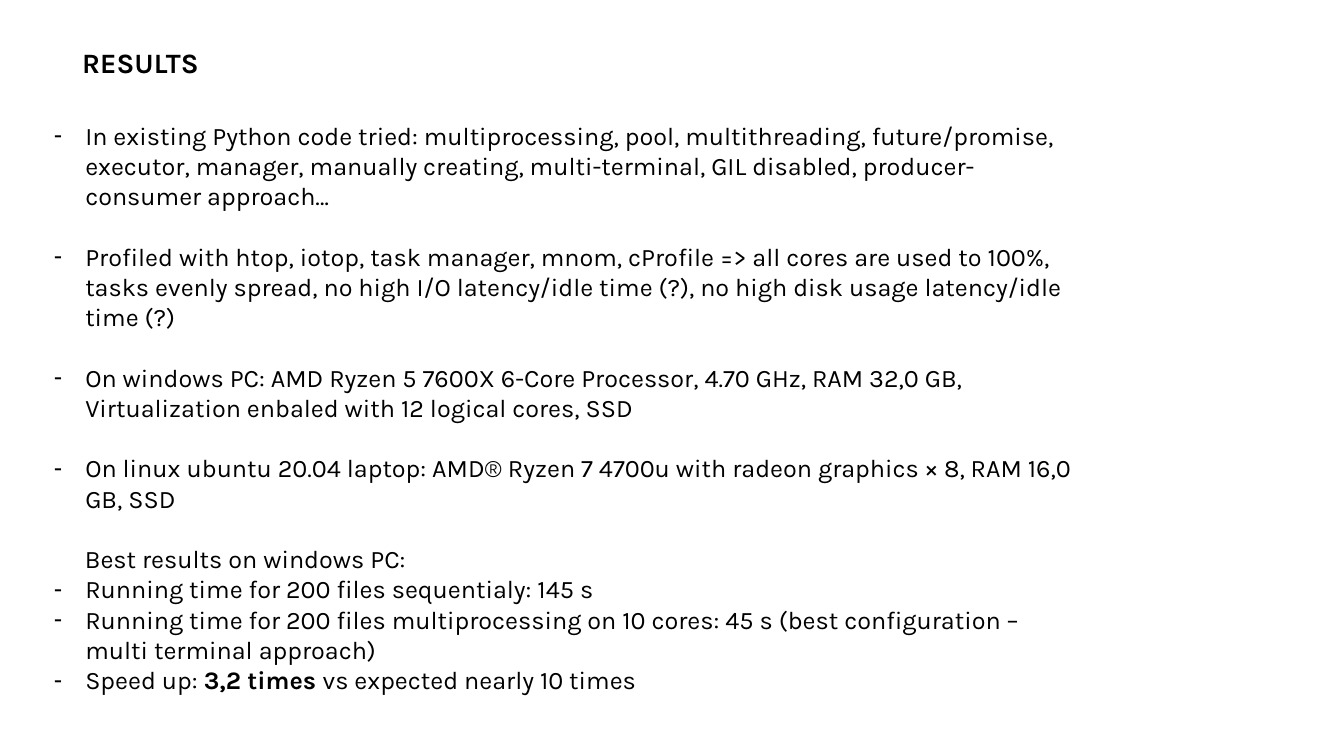
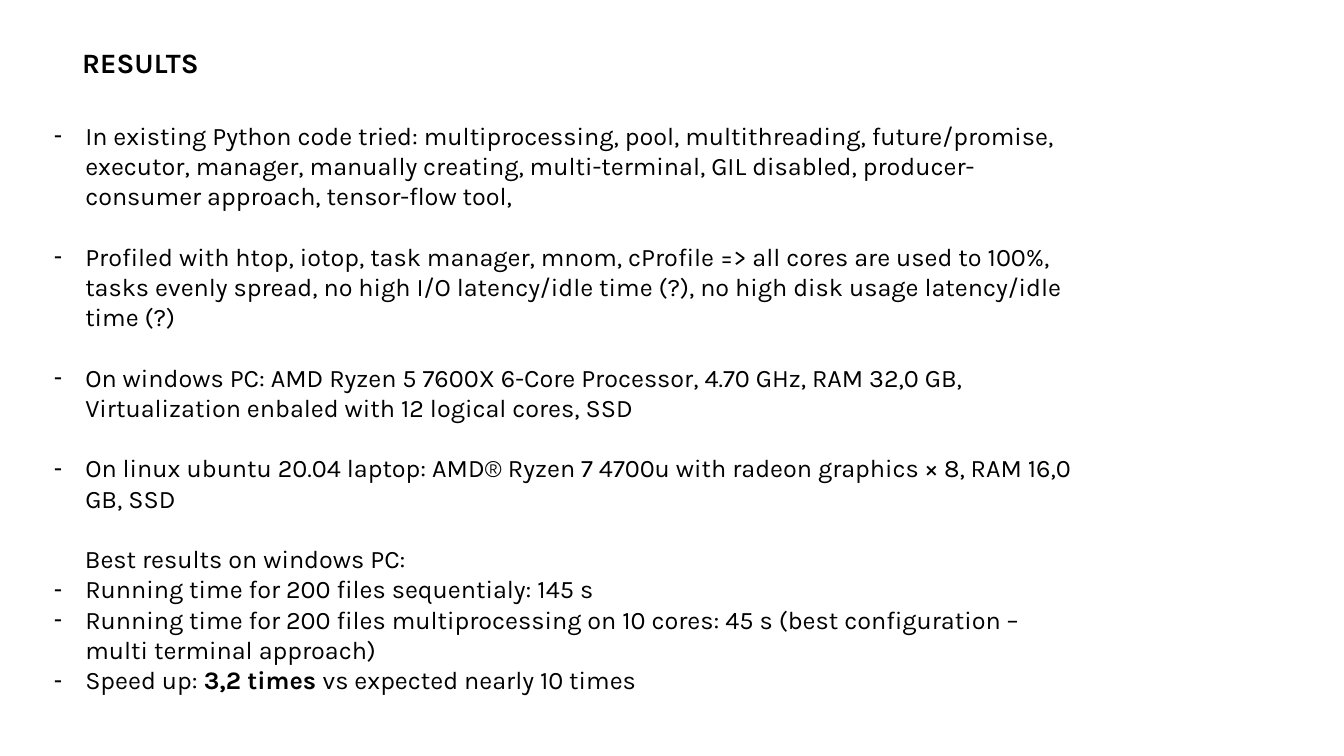
Before and after one commit to sevaedmi/LinoSPAD2, a slide deck: slide 7 of progress.pptx. Drawn at 1344x756 pixels with LibreOffice and Linux fonts; fonts in the diff are those of the drawing. Boxes give left, top, right and bottom in pixels: in the first picture for what was removed or moved away, otherwise in the second. Text is boxed around its words. In the diff, an @@ line names an element or a change of style, - is before the commit and + after.

Commit message:
tried GUI memory growth and Tensorflow batch file reading, worse time, todo - read files at once, but unpack on its own

```diff
--- a/progress.pptx
+++ b/progress.pptx
@@ text at [85,126,1054,211]: text changed @@
-– In existing Python code tried: multiprocessing, pool, multithreading, future/promise, executor, manager, manually creating, multi-terminal, GIL disabled, producer-consumer approach…
+– In existing Python code tried: multiprocessing, pool, multithreading, future/promise, executor, manager, manually creating, multi-terminal, GIL disabled, producer-consumer approach, tensor-flow tool,
```
Also in this commit, not shown: 1 slide added, 1 slide removed, 3 other files.
